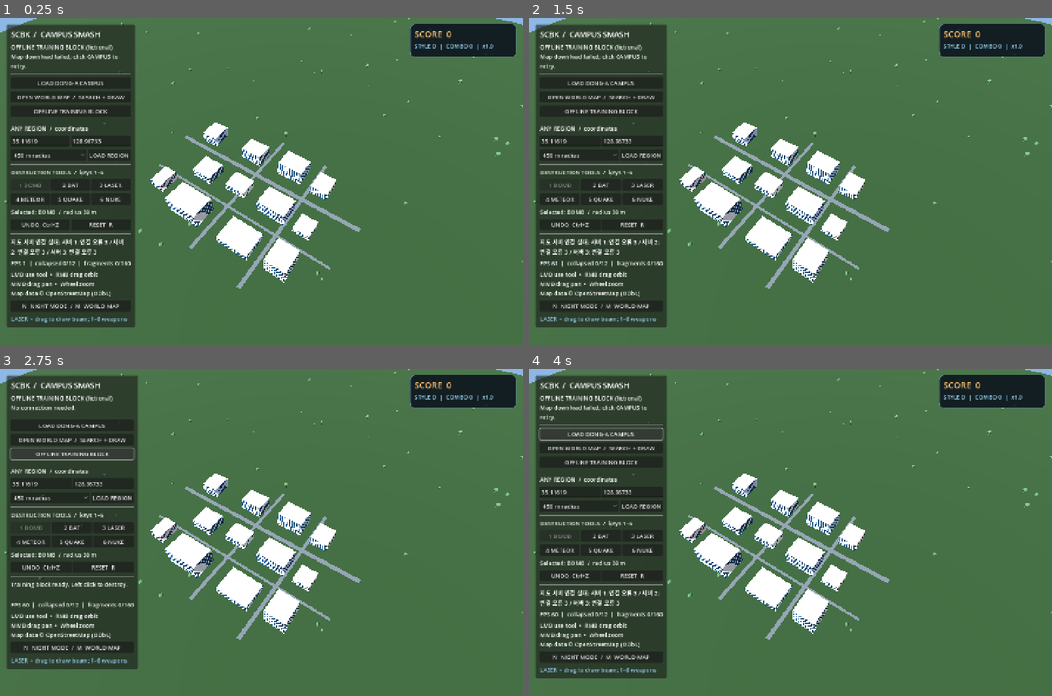
Above: before the commit, frames 1-4 (two rows, left to right).
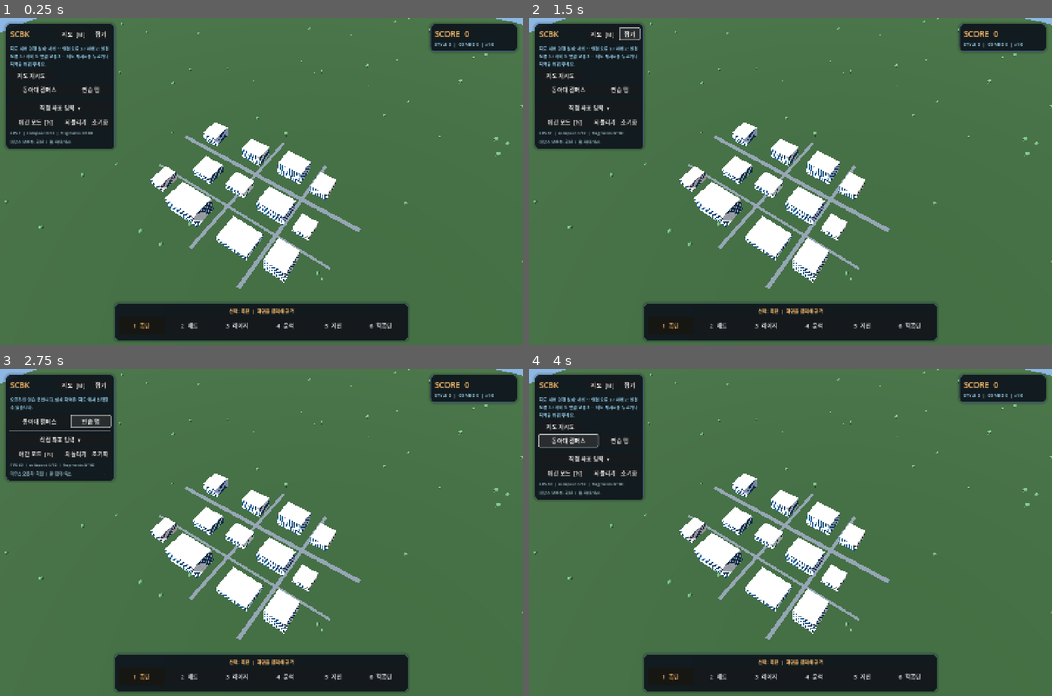
Above: after the commit, the same moments.

Repository: sopo9880/SCBK
Game: Godot game, scene res://scenes/main.tscn
Same seed, same stepped clock (60 frames per second), same inputs: the game is played once before the commit and once after it.
Inputs (mouse positions are in pixels of both pictures, inside the frame that each line leads up to):
- Up to frame 1 (0.25 s): no input
- Up to frame 2 (1.5 s): click (628, 34) at 0.5 s, where only the run after the commit has a clickable "접기"; click (628, 34) at 1.25 s, where only the run after the commit has a clickable "펼치기"
- Up to frame 3 (2.75 s): click "OFFLINE TRAINING BLOCK" (after the commit: "연습 맵") at 2 s
- Up to frame 4 (4 s): click "OFFLINE TRAINING BLOCK" (after the commit: "연습 맵") at 2.75 s; click "LOAD DONG-A CAMPUS" (after the commit: "동아대 캠퍼스") at 3.5 s

The runs differ from the first frame. In frame 1, 27% of the frame differs, in the area x 0-99%, y 1-99%; in frame 2, 27%; in frame 3, 28%; in frame 4, 28%.

Commit message:
feat(v0.2.1): compact collapsible world card, bottom combat dock and accurate map load status

Diff:
--- a/scenes/main.tscn
+++ b/scenes/main.tscn
@@ -1,6 +1,6 @@
 [gd_scene load_steps=2 format=3]
 
-[ext_resource type="Script" path="res://scripts/gameplay_v2.gd" id="1"]
+[ext_resource type="Script" path="res://scripts/game_ui_v021.gd" id="1"]
 
 [node name="SCBK" type="Node3D"]
 script = ExtResource("1")
--- /dev/null
+++ b/scripts/game_ui_v021.gd
@@ -0,0 +1,311 @@
+extends "res://scripts/gameplay_v2.gd"
+## SCBK v0.2.1 - actual-play-first UI and transparent map recovery.
+## Replaces the old 350px debug sidebar with a compact collapsible world card
+## and a bottom-centred weapon dock. All original map/game actions remain.
+
+var _world_body: VBoxContainer
+var _advanced_coordinates: VBoxContainer
+var _map_collapse: Button
+var _advanced_button: Button
+var _map_retry: Button
+var _map_cancel: Button
+var _world_card: PanelContainer
+var _map_state: String = "idle"
+var _last_feedback: String = ""
+var _suppress_feedback: bool = false
+
+const KOREAN_TOOLS := ["폭탄", "배트", "레이저", "운석", "지진", "핵폭탄"]
+const COLOR_GOLD := Color(1.0, 0.75, 0.42)
+const COLOR_WHITE := Color(0.92, 0.95, 0.98)
+const COLOR_BLUE := Color(0.61, 0.84, 0.96)
+
+func _ready() -> void:
+	super._ready()
+	_maps.loading_started.connect(_on_map_loading_started)
+	_maps.loading_progress.connect(_on_map_loading_progress)
+	_maps.loading_cancelled.connect(_on_map_loading_cancelled)
+	if _maps.is_busy():
+		_on_map_loading_started(_maps.get_requested_region())
+	else:
+		_map_state = "ready"
+		_update_map_buttons()
+		if _world.source_label == "Fictional training data":
+			_set_status("연습용 가상 맵입니다. '지도'에서 실제 장소를 선택하거나 캠퍼스를 다시 시도하세요.")
+		else:
+			_set_status("지도 준비 완료. 아래에서 무기를 선택하고 건물을 공격해 보세요.")
+
+func _card_style() -> StyleBoxFlat:
+	var box := StyleBoxFlat.new()
+	box.bg_color = Color(0.055, 0.078, 0.11, 0.90)
+	box.border_color = Color(0.25, 0.38, 0.45, 0.80)
+	box.border_width_left = 1
+	box.border_width_top = 1
+	box.border_width_right = 1
+	box.border_width_bottom = 1
+	box.corner_radius_top_left = 12
+	box.corner_radius_top_right = 12
+	box.corner_radius_bottom_left = 12
+	box.corner_radius_bottom_right = 12
+	box.shadow_color = Color(0.0, 0.0, 0.0, 0.22)
+	box.shadow_size = 7
+	return box
+
+func _add_label(parent: Node, value: String, points: int = 13, tint: Color = COLOR_WHITE) -> Label:
+	var node := Label.new()
+	node.text = value
+	node.add_theme_font_size_override("font_size", points)
+	node.add_theme_color_override("font_color", tint)
+	parent.add_child(node)
+	return node
+
+func _button(parent: Node, value: String, target: Callable, min_width: float = 0.0) -> Button:
+	var button := Button.new()
+	button.text = value
+	button.custom_minimum_size = Vector2(min_width, 30.0)
+	button.pressed.connect(target)
+	parent.add_child(button)
+	return button
+
+func _make_interface() -> void:
+	var layer := CanvasLayer.new()
+	layer.name = "HUD"
+	add_child(layer)
+	_world_card = PanelContainer.new()
+	_world_card.name = "WorldCard"
+	_world_card.position = Vector2(16, 16)
+	_world_card.custom_minimum_size = Vector2(300, 0)
+	_world_card.mouse_filter = Control.MOUSE_FILTER_STOP
+	_world_card.add_theme_stylebox_override("panel", _card_style())
+	layer.add_child(_world_card)
+	var margin := MarginContainer.new()
+	for edge in ["left", "right", "top", "bottom"]:
+		margin.add_theme_constant_override("margin_" + edge, 11)
+	_world_card.add_child(margin)
+	var column := VBoxContainer.new()
+	column.add_theme_constant_override("separation", 7)
+	margin.add_child(column)
+	var header := HBoxContainer.new()
+	header.add_theme_constant_override("separation", 7)
+	column.add_child(header)
+	var heading := _add_label(header, "SCBK", 21, COLOR_GOLD)
+	heading.size_flags_horizontal = Control.SIZE_EXPAND_FILL
+	var open_map := _button(header, "지도  [M]", _open_map_picker, 84)
+	open_map.tooltip_text = "전 세계 지도에서 실제 지역 선택"
+	_map_collapse = _button(header, "접기", _toggle_world_card, 53)
+	_world_body = VBoxContainer.new()
+	_world_body.add_theme_constant_override("separation", 7)
+	column.add_child(_world_body)
+	_details_label = _add_label(_world_body, "연습용 지도로 시작합니다.", 13, COLOR_WHITE)
+	_details_label.custom_minimum_size = Vector2(268, 0)
+	_details_label.autowrap_mode = TextServer.AUTOWRAP_WORD_SMART
+	_details_label.text_overrun_behavior = TextServer.OVERRUN_TRIM_ELLIPSIS
+	_status_label = _add_label(_world_body, "", 12, COLOR_BLUE)
+	_status_label.autowrap_mode = TextServer.AUTOWRAP_WORD_SMART
+	_status_label.custom_minimum_size = Vector2(270, 0)
+	var progress := HBoxContainer.new()
+	progress.add_theme_constant_override("separation", 7)
+	_world_body.add_child(progress)
+	_map_cancel = _button(progress, "불러오기 취소", _cancel_map_loading, 126)
+	_map_cancel.visible = false
+	_map_retry = _button(progress, "지도 재시도", _retry_map_loading, 117)
+	_map_retry.visible = false
+	var quick := HBoxContainer.new()
+	quick.add_theme_constant_override("separation", 6)
+	_world_body.add_child(quick)
+	var campus := _button(quick, "동아대 캠퍼스", _load_donga, 142)
+	campus.size_flags_horizontal = Control.SIZE_EXPAND_FILL
+	var practice := _button(quick, "연습 맵", _load_training_block, 108)
+	practice.tooltip_text = "실제 동아대가 아닌 가상 건물 예시"
+	_world_body.add_child(HSeparator.new())
+	_advanced_button = _button(_world_body, "직접 좌표 입력  ▾", _toggle_coordinates)
+	_advanced_coordinates = VBoxContainer.new()
+	_advanced_coordinates.add_theme_constant_override("separation", 5)
+	_advanced_coordinates.visible = false
+	_world_body.add_child(_advanced_coordinates)
+	var latlon := HBoxContainer.new()
+	_advanced_coordinates.add_child(latlon)
+	_lat_input = LineEdit.new()
+	_lat_input.placeholder_text = "위도"
+	_lat_input.text = str(DONGA_LAT)
+	_lat_input.size_flags_horizontal = Control.SIZE_EXPAND_FILL
+	latlon.add_child(_lat_input)
+	_lon_input = LineEdit.new()
+	_lon_input.placeholder_text = "경도"
+	_lon_input.text = str(DONGA_LON)
+	_lon_input.size_flags_horizontal = Control.SIZE_EXPAND_FILL
+	latlon.add_child(_lon_input)
+	var radius_box := HBoxContainer.new()
+	_advanced_coordinates.add_child(radius_box)
+	_radius_select = OptionButton.new()
+	_radius_select.add_item("250 m", 250)
+	_radius_select.add_item("450 m", 450)
+	_radius_select.add_item("700 m", 700)
+	_radius_select.select(1)
+	_radius_select.size_flags_horizontal = Control.SIZE_EXPAND_FILL
+	radius_box.add_child(_radius_select)
+	_button(radius_box, "이 지역 열기", _load_custom_region, 109)
+	var tools_row := HBoxContainer.new()
+	tools_row.add_theme_constant_override("separation", 6)
+	_world_body.add_child(tools_row)
+	_v2_night_button = _button(tools_row, "야간 모드  [N]", _v2_toggle_night)
+	_v2_night_button.size_flags_horizontal = Control.SIZE_EXPAND_FILL
+	_button(tools_row, "되돌리기", _undo, 66)
+	_button(tools_row, "초기화", _reset, 56)
+	_perf_label = _add_label(_world_body, "FPS --", 11, Color(0.62, 0.73, 0.78))
+	var help := _add_label(_world_body, "마우스 오른쪽: 회전  |  휠: 확대/축소", 11, Color(0.56, 0.70, 0.75))
+	help.autowrap_mode = TextServer.AUTOWRAP_WORD_SMART
+
+	# Combat is the primary interaction; dock weapon selection in the arena.
+	var dock := PanelContainer.new()
+	dock.name = "WeaponsDock"
+	dock.anchor_left = 0.5
+	dock.anchor_right = 0.5
+	dock.anchor_top = 1.0
+	dock.anchor_bottom = 1.0
+	dock.offset_left = -404.0
+	dock.offset_right = 404.0
+	dock.offset_top = -115.0
+	dock.offset_bottom = -12.0
+	dock.add_theme_stylebox_override("panel", _card_style())
+	layer.add_child(dock)
+	var dock_margin := MarginContainer.new()
+	for edge in ["left", "right", "top", "bottom"]:
+		dock_margin.add_theme_constant_override("margin_" + edge, 10)
+	dock.add_child(dock_margin)
+	var dock_column := VBoxContainer.new()
+	dock_column.add_theme_constant_override("separation", 6)
+	dock_margin.add_child(dock_column)
+	_tool_label = _add_label(dock_column, "무기 선택  ·  건물을 클릭하세요", 13, COLOR_GOLD)
+	_tool_label.horizontal_alignment = HORIZONTAL_ALIGNMENT_CENTER
+	var weapon_row := HBoxContainer.new()
+	weapon_row.add_theme_constant_override("separation", 5)
+	dock_column.add_child(weapon_row)
+	_tool_buttons.clear()
+	for index in range(KOREAN_TOOLS.size()):
+		var number: int = index + 1
+		var option := _button(weapon_row, "%d  %s" % [number, KOREAN_TOOLS[index]], _select_tool.bind(index), 124)
+		option.custom_minimum_size.y = 48.0
+		option.size_flags_horizontal = Control.SIZE_EXPAND_FILL
+		_tool_buttons.append(option)
+	_select_tool(0)
+	_picker = MapPicker.new()
+	_picker.name = "WorldMapPicker"
+	_picker.visible = false
+	layer.add_child(_picker)
+	_picker.area_chosen.connect(_on_map_area_chosen)
+	_picker.dismissed.connect(func() -> void: _set_status("지도를 닫았습니다. 게임으로 돌아왔습니다."))
+
+func _toggle_world_card() -> void:
+	_world_body.visible = not _world_body.visible
+	_map_collapse.text = "접기" if _world_body.visible else "펼치기"
+
+func _toggle_coordinates() -> void:
+	_advanced_coordinates.visible = not _advanced_coordinates.visible
+	_advanced_button.text = "직접 좌표 입력  ▴" if _advanced_coordinates.visible else "직접 좌표 입력  ▾"
+
+func _select_tool(index: int) -> void:
+	_active_tool = clampi(index, 0, KOREAN_TOOLS.size() - 1)
+	for i in range(_tool_buttons.size()):
+		_tool_buttons[i].disabled = false
+		_tool_buttons[i].modulate = COLOR_GOLD if i == _active_tool else COLOR_WHITE
+	if _tool_label != null:
+		_tool_label.text = "선택: %s  |  %s" % [
+			KOREAN_TOOLS[_active_tool],
+			"누르고 드래그해서 발사" if _active_tool == 2 else "화면을 클릭해 공격"
+		]
+
+func _build_v2_hud() -> void:
+	var layer: CanvasLayer = get_node("HUD") as CanvasLayer
+	var scoreboard := PanelContainer.new()
+	scoreboard.name = "CombatScore"
+	scoreboard.anchor_left = 1.0
+	scoreboard.anchor_right = 1.0
+	scoreboard.offset_left = -255.0
+	scoreboard.offset_right = -16.0
+	scoreboard.offset_top = 16.0
+	scoreboard.offset_bottom = 93.0
+	scoreboard.add_theme_stylebox_override("panel", _card_style())
+	layer.add_child(scoreboard)
+	var margin := MarginContainer.new()
+	for edge in ["left", "right", "top", "bottom"]:
+		margin.add_theme_constant_override("margin_" + edge, 11)
+	scoreboard.add_child(margin)
+	var stack := VBoxContainer.new()
+	stack.add_theme_constant_override("separation", 5)
+	margin.add_child(stack)
+	_v2_score_label = _add_label(stack, "SCORE  0", 22, COLOR_GOLD)
+	_v2_style_label = _add_label(stack, "STYLE D  ·  COMBO 0  ·  x1.0", 12, COLOR_BLUE)
+	_v2_laser_line = Line2D.new()
+	_v2_laser_line.width = 4.0
+	_v2_laser_line.default_color = Color(0.14, 0.86, 1.0, 0.91)
+	_v2_laser_line.z_index = 100
+	_v2_laser_line.visible = false
+	layer.add_child(_v2_laser_line)
+	# Map overlay always wins mouse focus and z-order.
+	layer.move_child(_picker, layer.get_child_count() - 1)
+
+func _set_status(message: String) -> void:
+	_last_feedback = message
+	if _status_label != null:
+		_status_label.text = message.left(135) + ("…" if message.length() > 135 else "")
+		_status_label.tooltip_text = message
+
+func _on_map_loading_started(region_label: String) -> void:
+	_map_state = "loading"
+	_set_status("실제 지도 다운로드 시작 · " + region_label)
+	_update_map_buttons()
+
+func _on_map_loading_progress(message: String, _attempt: int, _total: int) -> void:
+	_map_state = "loading"
+	_set_status(message)
+	_update_map_buttons()
+
+func _on_map_loading_cancelled() -> void:
+	_map_state = "cancelled"
+	_set_status("지도 불러오기를 취소했습니다. 현재 화면은 유지됩니다.")
+	_update_map_buttons()
+
+func _cancel_map_loading() -> void:
+	_maps.cancel_load()
+
+func _retry_map_loading() -> void:
+	_maps.retry_last()
+
+func _update_map_buttons() -> void:
+	if _map_cancel != null:
+		_map_cancel.visible = _map_state == "loading"
+	if _map_retry != null:
+		_map_retry.visible = _map_state == "failed" or _map_state == "cancelled"
+
+func _on_region_loaded(region: Dictionary, source: String) -> void:
+	super._on_region_loaded(region, source)
+	_map_state = "ready"
+	_update_map_buttons()
+	if _details_label != null:
+		var n: int = _world.buildings.size()
+		_details_label.text = "%s  ·  건물 %d개" % [str(region.get("label", "지도")), n]
+		_details_label.tooltip_text = "%s / %s" % [str(region.get("label", "지도")), source]
+	_set_status("실제 지역을 표시합니다. 건물을 공격해 보세요.")
+
+func _on_region_failed(message: String) -> void:
+	# Failures are network errors, not evidence that the current demo map
+	# downloaded incorrectly. Do not overwrite the current map identity.
+	_map_state = "failed"
+	_update_map_buttons()
+	if _details_label != null and _world.source_label == "Fictional training data":
+		_details_label.text = "현재: 가상 연습 맵  ·  실제 지도는 미로드"
+	_set_status(message + "  ·  지도 재시도를 누르거나 지역을 바꿔 주세요.")
+
+func _load_training_block() -> void:
+	if _maps != null:
+		_maps.cancel_load()
+	super._load_training_block()
+	_map_state = "ready"
+	_update_map_buttons()
+	if _details_label != null:
+		_details_label.text = "가상 연습 맵  ·  실제 지역이 아닙니다."
+	_set_status("오프라인 연습 맵입니다. 실제 지역은 '지도'에서 선택할 수 있습니다.")
+
+func _on_map_area_chosen(bounds: Dictionary, label: String) -> void:
+	_set_status("선택한 지역의 건물·도로 데이터를 불러옵니다.")
+	_maps.load_bounds(bounds, label)
